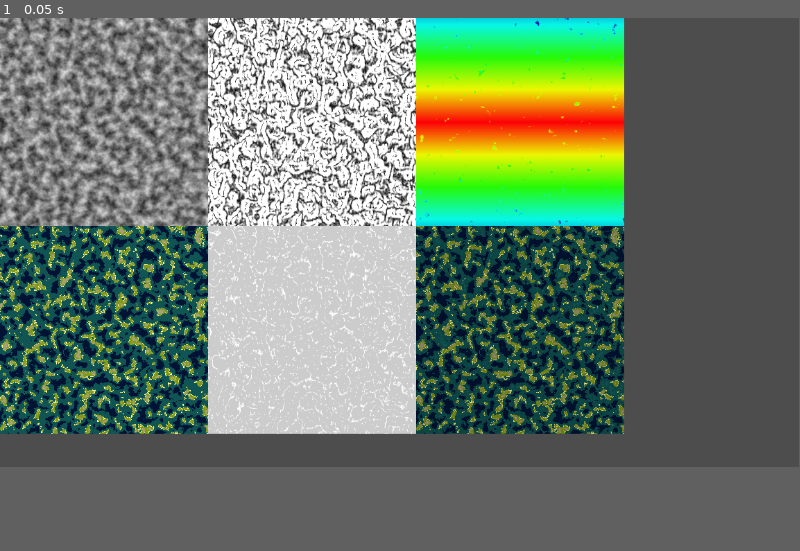
Above: before the commit, frame 1.
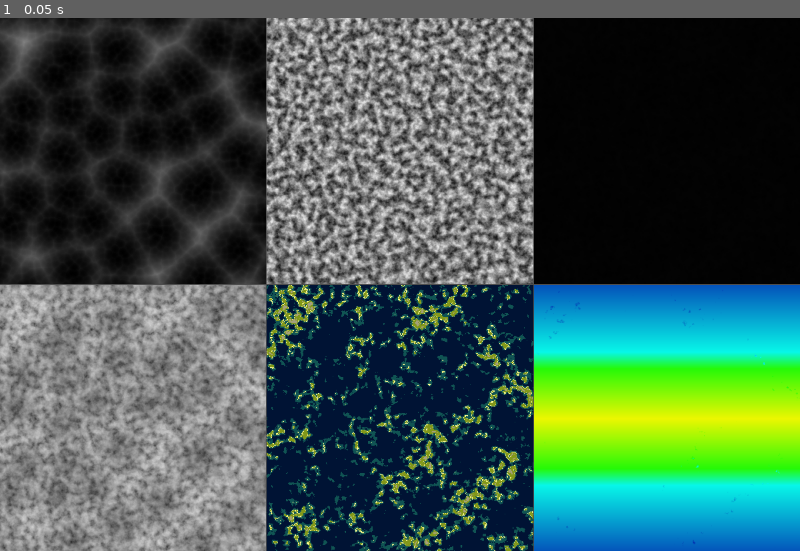
Above: after the commit, the same moment.

Repository: Rolls71/following-winds
Game: Godot game, scene res://test.tscn
The game is run twice, just before and just after one commit, with the same random seed, the same clock (stepped at 60 frames per second) and the same inputs. The project has no main scene, so this scene is started directly. The engine's default icon, where the game draws it, is replaced by a stand-in: a white triangle on a blue panel in a dark square.
Inputs:
- Up to frame 1 (0.05 s): no input
In our replay, the window is 799x449 before the commit and 800x533 after it. These sizes can differ from the game's own. Grey fills any space a smaller window leaves; there, only what the larger window draws over its background counts as a difference.

The runs differ from the first frame. In frame 1, 94% of the frame differs, in the area x 0-100%, y 0-100%.

Commit message:
Tweak values to display draft world

Diff:
--- a/nodes/tile.gd
+++ b/nodes/tile.gd
@@ -3,10 +3,10 @@
 enum Elevations {OCEANWATER, COASTALWATER, COASTLAND, LOWLAND, HIGHLAND}
 enum Gradients {FLAT, GENTLE, STEEP}
 
-const OCEAN_COAST_LEVEL: float = 0.4
-const SEA_LEVEL: float = 0.625
-const COAST_LOW_LEVEL: float = 0.65
-const LOW_HIGH_LEVEL: float = 0.75
+const OCEAN_COAST_LEVEL: float = 0.6
+const SEA_LEVEL: float = 0.67
+const COAST_LOW_LEVEL: float = 0.685
+const LOW_HIGH_LEVEL: float = 0.76
 
 
 static func classify_elevation(e):
--- a/nodes/world.gd
+++ b/nodes/world.gd
@@ -2,100 +2,108 @@
 
 var sample_distance: float = 2
 var gradient_multiplier: float = 40/sample_distance ## Derived from 1/gradient_max
-var width = 300
-var height = 300
+var width = 400
+var height = 400
 
 var rng: RandomNumberGenerator
 var tiles: Dictionary[Vector2i, Tile]
 var fnl_terrain: FastNoiseLite
-var fnl_climate: FastNoiseLite
+var fnl_plates: FastNoiseLite
 
 
 func _init(s: int = Time.get_ticks_usec()):
 	rng = RandomNumberGenerator.new()
 	rng.seed = s
+
 	fnl_terrain = FastNoiseLite.new()
 	fnl_terrain.seed = s
-
+	fnl_terrain.noise_type = FastNoiseLite.TYPE_SIMPLEX
 	fnl_terrain.frequency = 0.05
 	fnl_terrain.fractal_octaves = 4
 	fnl_terrain.fractal_lacunarity = 2
 	fnl_terrain.fractal_gain = 0.5
 	fnl_terrain.offset = Vector3(s,s,0)
 
-	fnl_climate = FastNoiseLite.new()
-	fnl_climate.seed = s
+	fnl_plates = FastNoiseLite.new()
+	fnl_plates.seed = s
+	fnl_plates.noise_type = FastNoiseLite.TYPE_CELLULAR
+	fnl_plates.cellular_distance_function = FastNoiseLite.DISTANCE_EUCLIDEAN_SQUARED
+	fnl_plates.frequency = 0.015
+	fnl_plates.fractal_octaves = 3
+	fnl_plates.fractal_lacunarity = 7
+	fnl_plates.fractal_gain = 0.15
+	fnl_plates.offset = Vector3(s,s,0)
 
 
 
 
 func _ready() -> void:
 	var img: Image = Image.create_empty(width, height, false, Image.FORMAT_RGB8)
-	for x in range(-(width/2.0),width-(width/2.0)):
-		for y in range(-(height/2.0),height-(height/2.0)):
-			var h = (fnl_terrain.get_noise_2d(x, y)+1)/2.0
-			img.set_pixel(x+width/2, y+height/2, Color.WHITE * sobel_sample_gradient(Vector2i(x, y), h))
-
 	var texture = ImageTexture.create_from_image(img)
-	$GradientMap.texture = texture
 
 	for x in range(-(width/2.0),width-(width/2.0)):
 		for y in range(-(height/2.0),height-(height/2.0)):
-			var h = (fnl_terrain.get_noise_2d(x, y)+1)/2.0
-			img.set_pixel(x+width/2, y+height/2, Color.WHITE * h)
-
+			var e = (fnl_plates.get_noise_2d(x, y)+1)/2.0
+			img.set_pixel(x+width/2, y+height/2, Color.WHITE * e)
 	texture = ImageTexture.create_from_image(img)
-	$HeightMap.texture = texture
-
-	for x in range(-(width/2.0),width-(width/2.0)):
-		for y in range(-(height/2.0),height-(height/2.0)):
-			var h = (fnl_terrain.get_noise_2d(x, y)+1)/2.0
-			img.set_pixel(x+width/2, y+height/2,
-				Color.WHITE * Palette.elevations_to_colour[Tile.classify_elevation(h)])
-
-	texture = ImageTexture.create_from_image(img)
-	$ColourHeightMap.texture = texture
-
-	for x in range(-(width/2.0),width-(width/2.0)):
-		for y in range(-(height/2.0),height-(height/2.0)):
-			var h = (fnl_terrain.get_noise_2d(x, y)+1)/2.0
-			var g = sobel_sample_gradient(Vector2i(x, y), h)
-			img.set_pixel(x+width/2, y+height/2,
-				Color.WHITE * Palette.gradients_to_colour[Tile.classify_gradient(g)])
-
-	texture = ImageTexture.create_from_image(img)
-	$ColourGradientMap.texture = texture
-
-	for x in range(-(width/2.0),width-(width/2.0)):
-		for y in range(-(height/2.0),height-(height/2.0)):
-			var h = (fnl_terrain.get_noise_2d(x, y)+1)/2.0
-			var g = sobel_sample_gradient(Vector2i(x, y), h)
-			img.set_pixel(x+width/2, y+height/2,
-				Color.WHITE * Palette.elevations_to_colour[Tile.classify_elevation(h)] * Palette.gradients_to_colour[Tile.classify_gradient(g)])
-
-	texture = ImageTexture.create_from_image(img)
-	$ColourMap.texture = texture
+	$Container/Centre/PlateMap.texture = texture
 
 	for x in range(-(width/2.0),width-(width/2.0)):
 		for y in range(-(height/2.0),height-(height/2.0)):
 			var e = (fnl_terrain.get_noise_2d(x, y)+1)/2.0
+			img.set_pixel(x+width/2, y+height/2, Color.WHITE * e)
+	texture = ImageTexture.create_from_image(img)
+	$Container2/Centre/TerrainMap.texture = texture
+
+	for x in range(-(width/2.0),width-(width/2.0)):
+		for y in range(-(height/2.0),height-(height/2.0)):
+			var e = get_elevation(x, y)
+			img.set_pixel(x+width/2, y+height/2, Color.WHITE * sobel_sample_gradient(Vector2i(x, y), e))
+	texture = ImageTexture.create_from_image(img)
+	$Container3/Centre/GradientMap.texture = texture
+
+	for x in range(-(width/2.0),width-(width/2.0)):
+		for y in range(-(height/2.0),height-(height/2.0)):
+			var e = get_elevation(x, y)
+			img.set_pixel(x+width/2, y+height/2, Color.WHITE * e)
+	texture = ImageTexture.create_from_image(img)
+	$Container4/Centre/TerrainPlateMap.texture = texture
+
+	for x in range(-(width/2.0),width-(width/2.0)):
+		for y in range(-(height/2.0),height-(height/2.0)):
+			var e = get_elevation(x, y)
+			img.set_pixel(x+width/2, y+height/2,
+				Color.WHITE * Palette.elevations_to_colour[Tile.classify_elevation(e)])
+
+	texture = ImageTexture.create_from_image(img)
+	$Container5/Centre/ColourMap.texture = texture
+
+
+	for x in range(-(width/2.0),width-(width/2.0)):
+		for y in range(-(height/2.0),height-(height/2.0)):
+			var e = get_elevation(x, y)
 			var h = 2*sqrt(1/Tile.LOW_HIGH_LEVEL)*max(e - Tile.LOW_HIGH_LEVEL,0)
 			var c = 1-(abs(y)/(height/2.0))
 			var t = max(0, (c*0.8)+0.2-h)
 			var gradient = Gradient.new()
-			gradient.set_color(1, Color.from_rgba8(253, 0, 7))
+			gradient.set_color(1, Color.from_rgba8(237, 247, 1))
 			gradient.set_color(0, Color.from_rgba8(3, 43, 175))
-			gradient.add_point(0.75, Color.from_rgba8(237, 247, 1))
-			gradient.add_point(0.5, Color.from_rgba8(38, 250, 8))
-			gradient.add_point(0.25, Color.from_rgba8(8, 247, 233))
-
+			gradient.add_point(0.7, Color.from_rgba8(38, 250, 8))
+			gradient.add_point(0.6, Color.from_rgba8(8, 247, 233))
+			gradient.add_point(0.1, Color.from_rgba8(3, 43, 175))
 			img.set_pixel(x+width/2, y+height/2, gradient.sample(t))
 
 	texture = ImageTexture.create_from_image(img)
-	$ClimateMap.texture = texture
+	$Container6/Centre/ClimateMap.texture = texture
 
 
-
+func get_elevation(x: int, y: int):
+	var terrain_height = (fnl_terrain.get_noise_2d(x, y)+1)/2.0
+	var plate_height = (fnl_plates.get_noise_2d(x, y)+1)/2.0
+	var t: float = 1
+	var p: float = 3
+	var bal: float = 0.1*(t+p)
+	return (pow(terrain_height,bal*(1/t)) * pow(plate_height,bal*(1/p)))
 
 
 
@@ -123,10 +131,12 @@
 	#z4 z5 z6
 	#z7 z8 z9
 	var elevations: Array[float] = []
-	var e = max(elevation, 0.000000000001)
+	if elevation <= 0:
+		push_error("Elevation is 0 or below")
+	var e = max(elevation, 0.00000000000001)
 	for x: float in [-1,0,1]:
 		for y: float in [-1,0,1]:
-			elevations.append(fnl_terrain.get_noise_2d(pos.x+(x*sample_distance), pos.y+(y*sample_distance)))
+			elevations.append(get_elevation(x, y))
 	var zx_slope = ((elevations[2]+2*elevations[5]+elevations[8])-(elevations[0]+2*elevations[5]+elevations[6]))/8*e
 	var zy_slope = ((elevations[6]+2*elevations[7]+elevations[8])-(elevations[0]+2*elevations[1]+elevations[2]))/8*e
-	return gradient_multiplier * sqrt(pow(zx_slope,2) + pow(zy_slope,2))
+	return sqrt(pow(zx_slope,2) + pow(zy_slope,2))
--- a/project.godot
+++ b/project.godot
@@ -14,6 +14,11 @@
 config/features=PackedStringArray("4.6", "Forward Plus")
 config/icon="res://icon.svg"
 
+[display]
+
+window/size/viewport_width=1200
+window/size/viewport_height=800
+
 [physics]
 
 3d/physics_engine="Jolt Physics"
--- a/test.tscn
+++ b/test.tscn
@@ -3,29 +3,78 @@
 [ext_resource type="Script" uid="uid://dgh5bl2p8dpbh" path="res://nodes/world.gd" id="1_37kl0"]
 [ext_resource type="Texture2D" uid="uid://eetiufkn4884" path="res://icon.svg" id="2_8uh7m"]
 
-[node name="Node2D" type="Node2D" unique_id=27625935]
+[node name="Node2D" type="GridContainer" unique_id=1608080394]
+layout_direction = 2
+anchors_preset = 15
+anchor_right = 1.0
+anchor_bottom = 1.0
+grow_horizontal = 2
+grow_vertical = 2
+columns = 3
 script = ExtResource("1_37kl0")
 
-[node name="GradientMap" type="Sprite2D" parent="." unique_id=240012507]
-position = Vector2(450, 150)
+[node name="Container" type="CenterContainer" parent="." unique_id=307339948]
+layout_mode = 2
+size_flags_horizontal = 3
+size_flags_vertical = 3
+
+[node name="Centre" type="Control" parent="Container" unique_id=2079122499]
+layout_mode = 2
+
+[node name="PlateMap" type="Sprite2D" parent="Container/Centre" unique_id=277529477]
 texture = ExtResource("2_8uh7m")
 
-[node name="HeightMap" type="Sprite2D" parent="." unique_id=1936590662]
-position = Vector2(150, 150)
+[node name="Container2" type="CenterContainer" parent="." unique_id=1980190269]
+layout_mode = 2
+size_flags_horizontal = 3
+size_flags_vertical = 3
+
+[node name="Centre" type="Control" parent="Container2" unique_id=866145467]
+layout_mode = 2
+
+[node name="TerrainMap" type="Sprite2D" parent="Container2/Centre" unique_id=1936590662]
 texture = ExtResource("2_8uh7m")
 
-[node name="ColourMap" type="Sprite2D" parent="." unique_id=277529477]
-position = Vector2(750, 450)
+[node name="Container3" type="CenterContainer" parent="." unique_id=1226013643]
+layout_mode = 2
+size_flags_horizontal = 3
+size_flags_vertical = 3
+
+[node name="Centre" type="Control" parent="Container3" unique_id=876743373]
+layout_mode = 2
+
+[node name="GradientMap" type="Sprite2D" parent="Container3/Centre" unique_id=240012507]
 texture = ExtResource("2_8uh7m")
 
-[node name="ColourGradientMap" type="Sprite2D" parent="." unique_id=347924727]
-position = Vector2(450, 450)
+[node name="Container4" type="CenterContainer" parent="." unique_id=1988407471]
+layout_mode = 2
+size_flags_horizontal = 3
+size_flags_vertical = 3
+
+[node name="Centre" type="Control" parent="Container4" unique_id=976220517]
+layout_mode = 2
+
+[node name="TerrainPlateMap" type="Sprite2D" parent="Container4/Centre" unique_id=347924727]
 texture = ExtResource("2_8uh7m")
 
-[node name="ColourHeightMap" type="Sprite2D" parent="." unique_id=406793216]
-position = Vector2(150, 450)
+[node name="Container5" type="CenterContainer" parent="." unique_id=488242533]
+layout_mode = 2
+size_flags_horizontal = 3
+size_flags_vertical = 3
+
+[node name="Centre" type="Control" parent="Container5" unique_id=1739767423]
+layout_mode = 2
+
+[node name="ColourMap" type="Sprite2D" parent="Container5/Centre" unique_id=406793216]
 texture = ExtResource("2_8uh7m")
 
-[node name="ClimateMap" type="Sprite2D" parent="." unique_id=792311064]
-position = Vector2(750, 150)
+[node name="Container6" type="CenterContainer" parent="." unique_id=968044131]
+layout_mode = 2
+size_flags_horizontal = 3
+size_flags_vertical = 3
+
+[node name="Centre" type="Control" parent="Container6" unique_id=286084162]
+layout_mode = 2
+
+[node name="ClimateMap" type="Sprite2D" parent="Container6/Centre" unique_id=792311064]
 texture = ExtResource("2_8uh7m")
